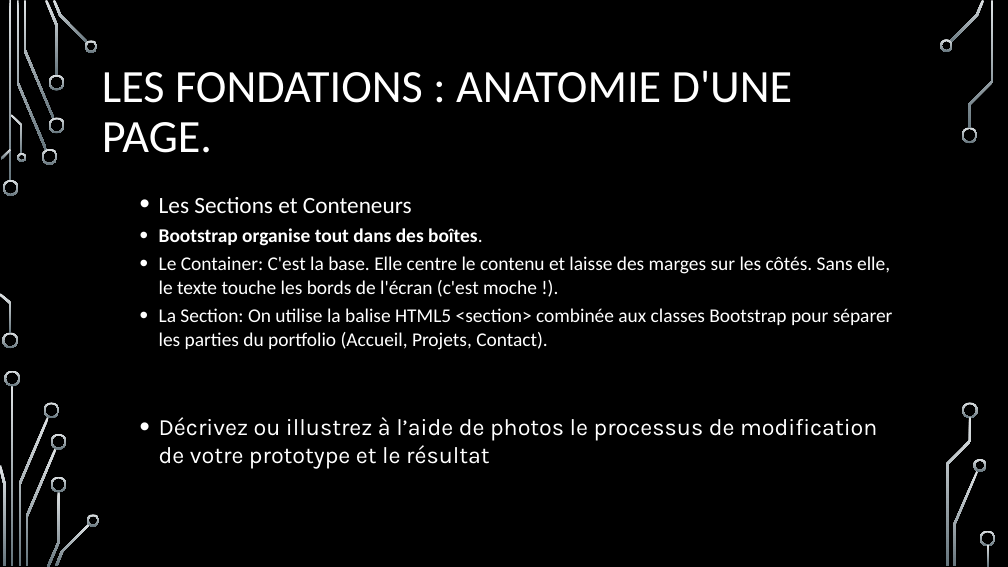
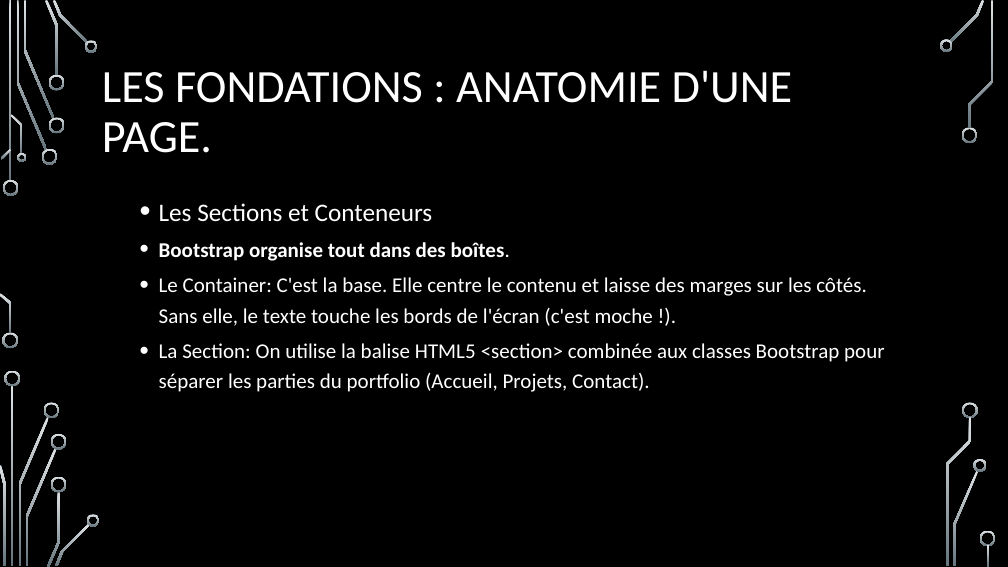
Before and after one commit to Reddy-Nzoloko/forumGaciApprendreBoostrap, a slide deck: slide 6 of GACI FORUM SUR L’APPRENTISSAGE DU frame work boostrap.pptx. Drawn at 1008x567 pixels with LibreOffice and Linux fonts; fonts in the diff are those of the drawing; background and template pictures are left out. Boxes give left, top, right and bottom in pixels: in the first picture for what was removed or moved away, otherwise in the second. Text is boxed around its words. In the diff, an @@ line names an element or a change of style, - is before the commit and + after.

```diff
--- a/GACI FORUM SUR L’APPRENTISSAGE DU frame work boostrap.pptx
+++ b/GACI FORUM SUR L’APPRENTISSAGE DU frame work boostrap.pptx
@@ text "Les Sections et Conteneurs" at (x1=159, y1=203, x2=884, y2=392): size 22.2 to 24 pt in "Les Sections et Conteneurs"; size 18.5 to 20 pt; line spacing 1 to 1.2 @@
@@ text at (x1=159, y1=417, x2=877, y2=469): paragraph removed @@
-  • Décrivez ou illustrez à l’aide de photos le processus de modification de votre prototype et le résultat
```
Also in this commit, not shown: 1 slide added, 1 slide removed.
